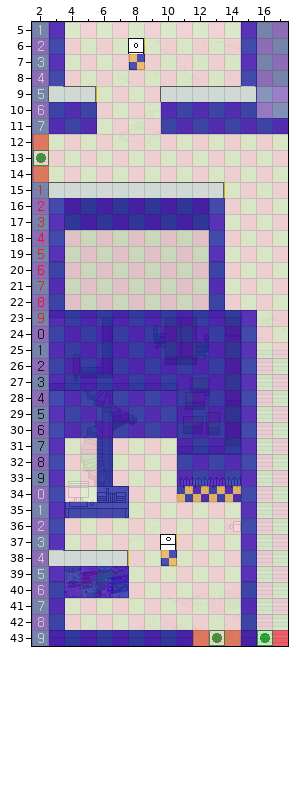
A Tiled map (JSON) gets an edit: client/public/static/tilemap/busan1F.json. Above: the version before the commit.
Cells are 16x16 px. Shown: x 2..17, y 5..43.
After the commit:
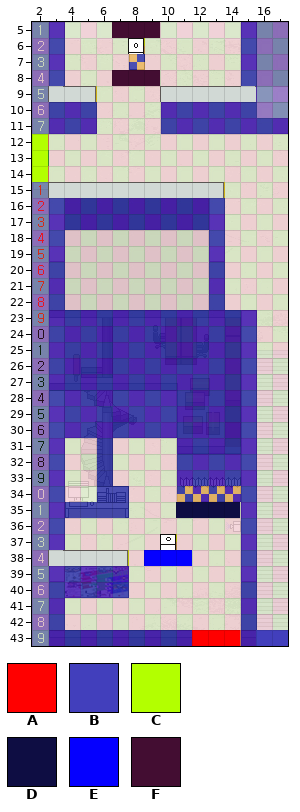
Key: from "busan-interaction": A 0 "toExternal1", B 1 "toExternal2", C 2 "toTop", D 10 "myhome", E 11 "flatisthenewdeep", F 12 "red".
_ is an empty cell.
Tiles of an added or newly shown layer are drawn over the layers below it.
What changed:
Layer "interaction" (now shown):
Tile A now appears in row 43 at x 12 to 14.
Tile B now appears in row 43 at x 16 to 17.
Tile C now appears in rows 12 to 14 at x 2.
Tile D now appears in row 35 at x 11 to 14.
Tile E now appears in row 38 at x 9 to 11.
Tile F now appears in row 5 at x 7 to 9; in row 8 at x 7 to 9.
Pixel boxes of the changes (left, top, right, bottom) in both pictures:
added: (112, 22, 160, 38)
added: (112, 70, 160, 86)
added: (32, 134, 48, 182)
added: (176, 502, 240, 518)
added: (144, 550, 192, 566)
added: (192, 630, 240, 646)
added: (256, 630, 288, 646)
